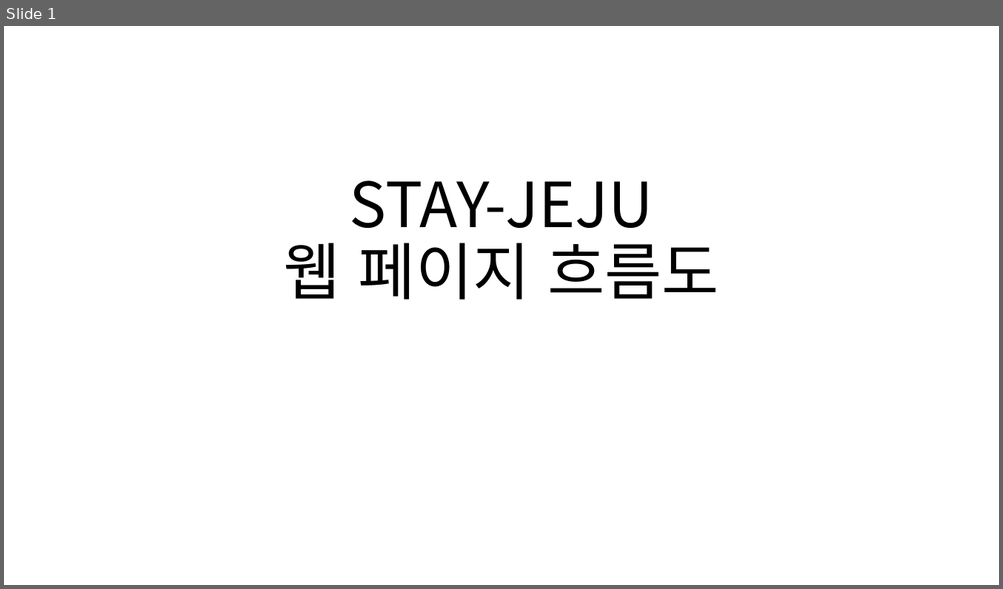
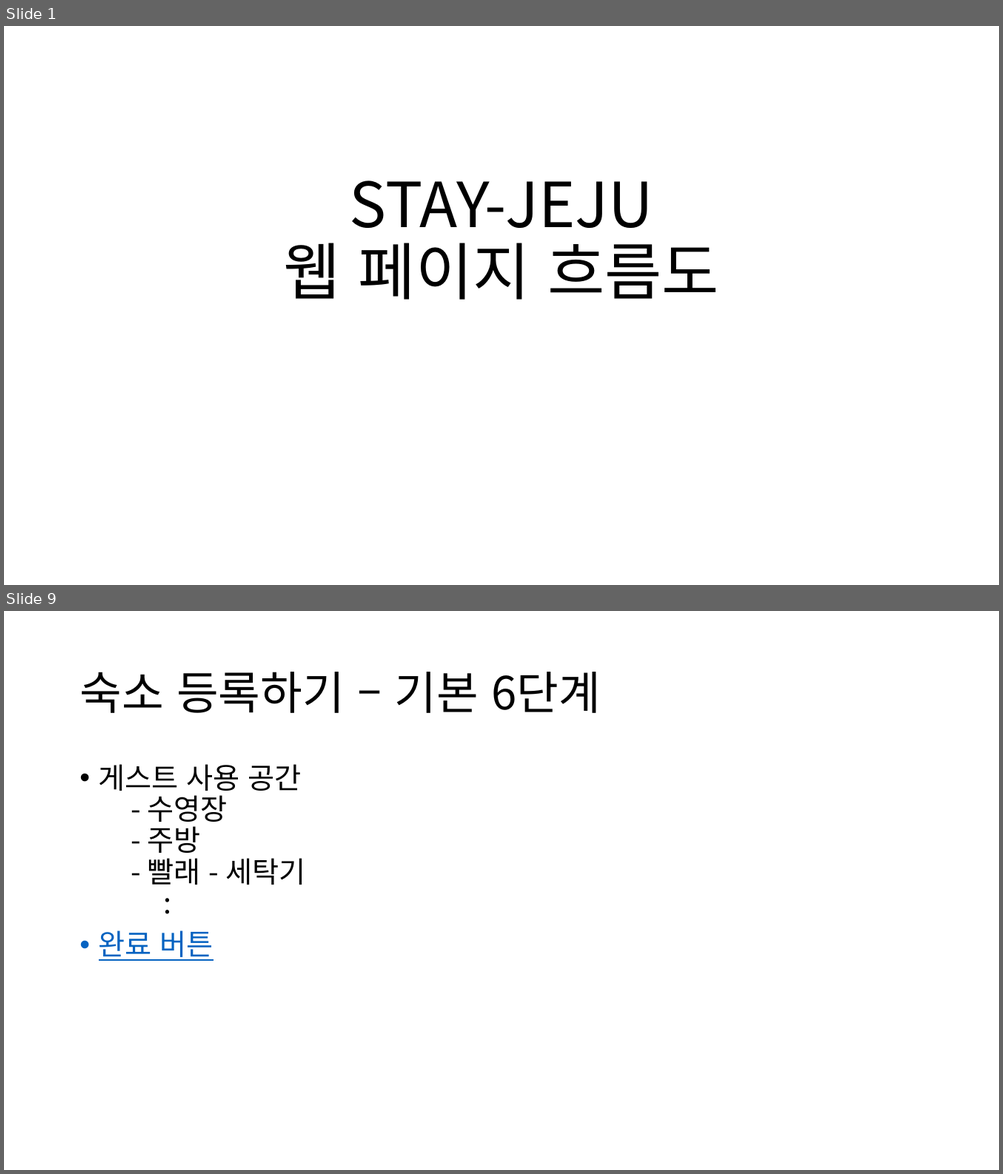
Before and after one commit to chyoojun/stay-jeju, a slide deck: doc/웹 페이지 흐름도.pptx. Shown one above the other, each under a label of ours: slide 1 before the commit, slides 1 and 9 after it; the slides between them are not shown. The pictures are 1003x589 and 1003x1174 pixels, drawn with LibreOffice and Linux fonts; fonts in the diff are those of the drawing. Boxes give left, top, right and bottom in pixels: in the first picture for what was removed or moved away, otherwise in the second. Text is boxed around its words. In the diff, an @@ line names an element or a change of style, - is before the commit and + after.

```diff
--- a/doc/웹 페이지 흐름도.pptx
+++ b/doc/웹 페이지 흐름도.pptx
@@ slide 9 added at (4, 611, 999, 1170), background #FFFFFF @@
@@ title added at (79, 672, 600, 713), 44 pt, text #000000 @@
+숙소 등록하기 – 기본 6단계
@@ text added at (99, 764, 305, 961), 28 pt, text #000000 @@
+• 게스트 사용 공간
+  - 수영장
+  - 주방
+  - 빨래 - 세탁기
+  :
+• 완료 버튼
```
Also in this commit, not shown: 14 other slides added, 1 slide removed.
